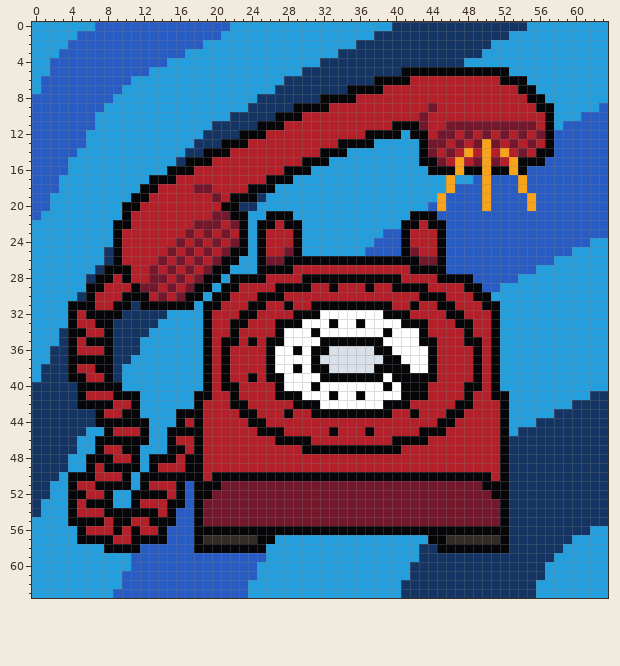
One commit to this pixel-art file: Programs/Aseprite/Sprites/Phone.aseprite. The first picture shows the starting point.
64x64 pixels, 1 frame.
New version:
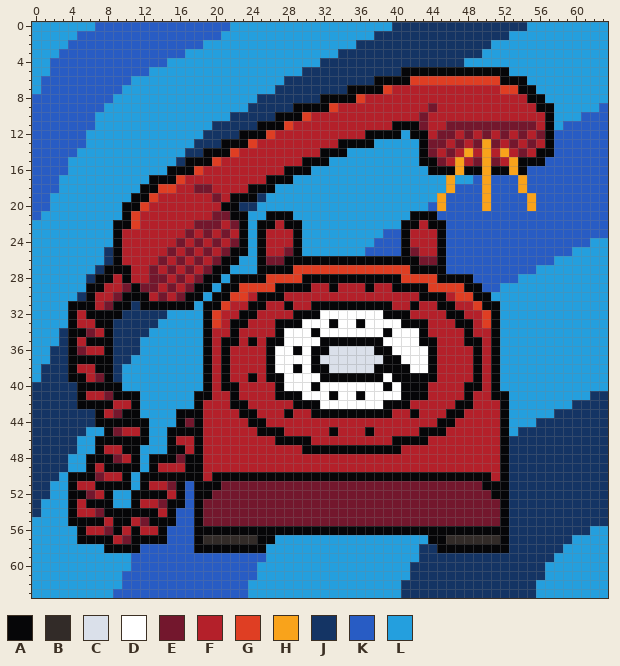
Palette (. is transparent): A #060608  B #322b28  C #dae0ea  D #ffffff  E #73172d  F #b4202a  G #df3e23  H #f9a31b  J #143464  K #285cc4  L #249fde
Difference:
{"change": "layer \"Shading\" added"}
{"where": "layer \"Shading\""}
{"y":6,"x":42,"old":"FFFFFFFFFF","new":"GGGGGGGGGG"}
{"y":7,"x":39,"old":"F","new":"G"}
{"y":7,"x":52,"old":"FF","new":"GG"}
{"y":8,"x":36,"old":"F","new":"G"}
{"y":9,"x":33,"old":"F","new":"G"}
{"y":10,"x":30,"old":"F","new":"G"}
{"y":11,"x":28,"old":"F","new":"G"}
{"y":12,"x":26,"old":"F","new":"G"}
{"y":13,"x":24,"old":"F","new":"G"}
{"y":14,"x":22,"old":"F","new":"G"}
{"y":15,"x":20,"old":"F","new":"G"}
{"y":16,"x":18,"old":"F","new":"G"}
{"y":17,"x":16,"old":"F","new":"G"}
{"y":18,"x":14,"old":"FF","new":"GG"}
{"y":19,"x":13,"old":"F","new":"G"}
{"y":20,"x":12,"old":"F","new":"G"}
{"y":21,"x":11,"old":"F","new":"G"}
{"y":22,"x":11,"old":"F","new":"G"}
{"y":27,"x":29,"old":"FFFFFFFFFFFFF","new":"GGGGGGGGGGGGG"}
{"y":28,"x":26,"old":"FFFF","new":"GGGG"}
{"y":28,"x":41,"old":"FFFF","new":"GGGG"}
{"y":29,"x":10,"old":"F","new":"E"}
{"y":29,"x":23,"old":"FFFF","new":"GGGG"}
{"y":29,"x":44,"old":"FFFF","new":"GGGG"}
{"y":30,"x":9,"old":"F","new":"E"}
{"y":30,"x":22,"old":"FF","new":"GG"}
{"y":30,"x":47,"old":"FF","new":"GG"}
{"y":31,"x":8,"old":"F","new":"E"}
{"y":31,"x":21,"old":"F","new":"G"}
{"y":31,"x":49,"old":"F","new":"G"}
{"y":32,"x":20,"old":"F","new":"G"}
{"y":32,"x":50,"old":"F","new":"G"}
{"y":33,"x":20,"old":"F","new":"G"}
{"y":33,"x":50,"old":"F","new":"G"}
{"y":34,"x":6,"old":"F","new":"E"}
{"y":36,"x":5,"old":"F","new":"E"}
{"y":39,"x":7,"old":"F","new":"E"}
{"y":41,"x":8,"old":"F","new":"E"}
{"y":43,"x":9,"old":"F","new":"E"}
{"y":44,"x":17,"old":"F","new":"E"}
{"y":45,"x":9,"old":"F","new":"E"}
{"y":48,"x":9,"old":"F","new":"E"}
{"y":48,"x":16,"old":"F","new":"E"}
{"y":50,"x":7,"old":"F","new":"E"}
{"y":51,"x":15,"old":"F","new":"E"}
{"y":52,"x":6,"old":"F","new":"E"}
{"y":53,"x":14,"old":"F","new":"E"}
{"y":54,"x":7,"old":"F","new":"E"}
{"y":55,"x":12,"old":"F","new":"E"}
{"y":56,"x":8,"old":"F","new":"E"}
{"y":57,"x":10,"old":"F","new":"E"}
{"label":"changed","picture_box":[131,76,518,229]}
{"label":"changed","picture_box":[212,265,491,328]}
{"label":"changed","picture_box":[77,283,185,544]}
{"label":"changed","picture_box":[185,418,194,427]}
